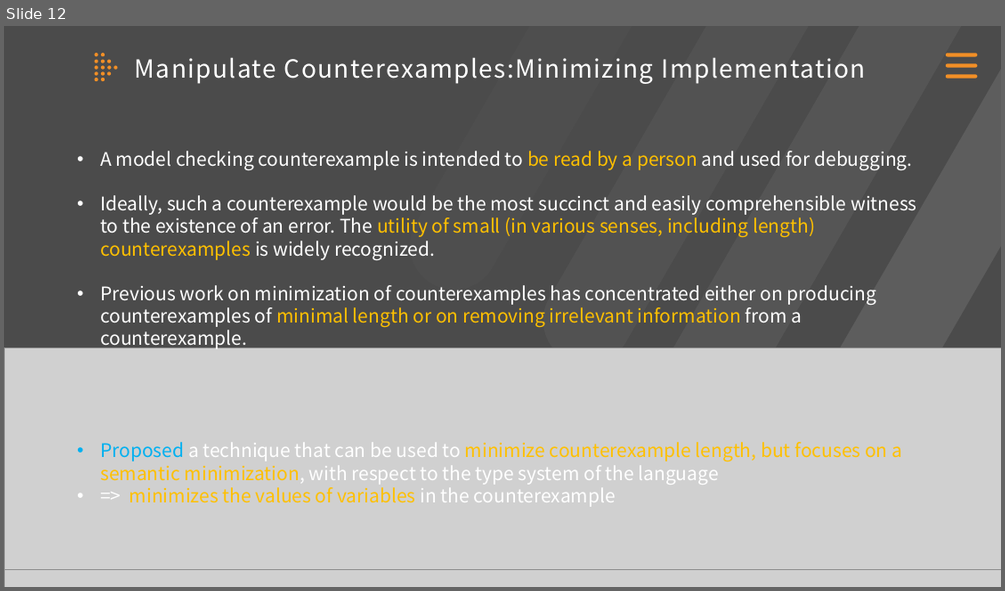
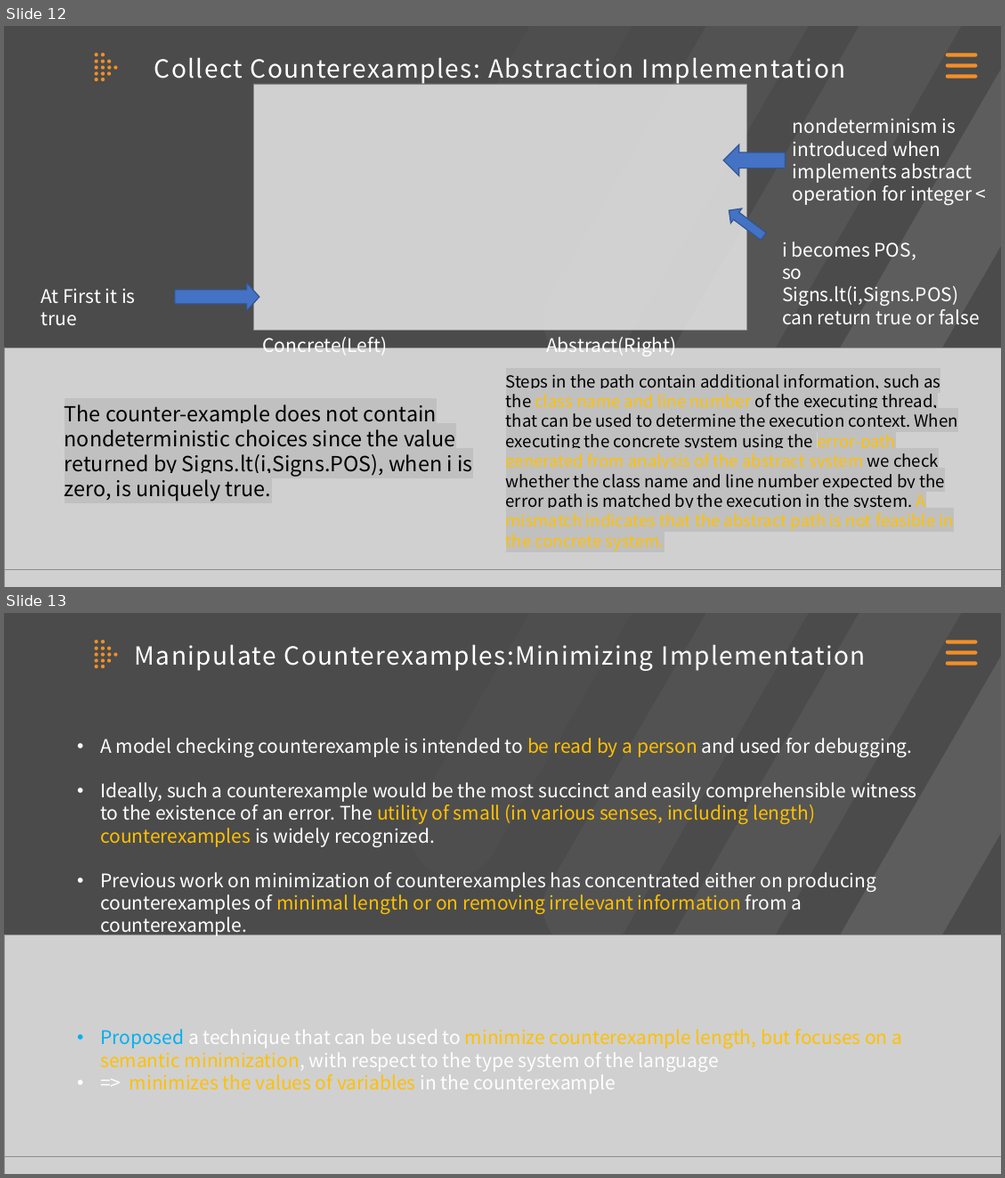
Before and after one commit to Zhayu517/Optimizing-minimal-counterexamples, a slide deck: Seminar.pptx. Shown one above the other, each under a label of ours: slide 12 before the commit, slides 12 and 13 after it. The pictures are 1005x591 and 1005x1178 pixels, drawn with LibreOffice and Linux fonts; fonts in the diff are those of the drawing; grey boxes stand for pictures. Boxes give left, top, right and bottom in pixels: in the first picture for what was removed or moved away, otherwise in the second. Text is boxed around its words. In the diff, an @@ line names an element or a change of style, - is before the commit and + after.

```diff
--- a/Seminar.pptx
+++ b/Seminar.pptx
@@ slide 12 added at [4,26,1001,587], background #4B4B4B @@
@@ group added at [394,26,1001,497]: 4 rounded rectangles @@
@@ group added at [95,53,846,85]: 14 ellipses, 1 text @@
+Collect Counterexamples: Abstraction Implementation
@@ rounded rectangle added at [946,53,977,56], fill #F28F26 @@
@@ rounded rectangle added at [946,75,977,79], fill #F28F26 @@
@@ rounded rectangle added at [946,63,977,67], fill #F28F26 @@
@@ picture added at [254,84,746,329] @@
@@ text added at [793,118,972,205], 18 pt, text #FFFFFF @@
+nondeterminism is introduced when implements abstract operation for integer <
@@ left arrow added at [723,145,785,176], fill #4472C4, outline #325491 1 pt @@
@@ up arrow added at [723,203,769,244], fill #4472C4, outline #325491 1 pt @@
@@ text added at [782,241,979,324], 18 pt, text #FFFFFF @@
+i becomes POS,
+so Signs.lt(i,Signs.POS)
+can return true or false
@@ text added at [40,289,136,325], 18 pt, text #FFFFFF @@
+At First it is true
@@ right arrow added at [175,282,259,311], fill #4472C4, outline #325491 1 pt @@
@@ text added at [263,333,677,356], 18 pt, text #FFFFFF @@
+Concrete(Left) Abstract(Right)
@@ picture added at [4,365,1001,587] @@
@@ picture added at [4,347,1001,569] @@
@@ text added at [506,374,958,547], 16 pt, text #000000 @@
+Steps in the path contain additional information, such as the class name and line number of the executing thread, that can be used to determine the execution context. When executing the concrete system using the error-path generated from analysis of the abstract system we check whether the class name and line number expected by the error path is matched by the execution in the system. A mismatch indicates that the abstract path is not feasible in the concrete system.
@@ text added at [65,404,472,501], 20 pt, text #000000 @@
+The counter-example does not contain nondeterministic choices since the value returned by Signs.lt(i,Signs.POS), when i is zero, is uniquely true.
@@ what was slide 12 is now slide 13 @@
```
Also in this commit, not shown: 3 slides changed, 2 other slides added.
